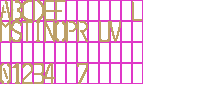
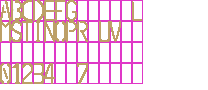
Layers edited between the first and the second 208 × 90 image:
painted on "alphabet" over [66, 0, 77, 21]
